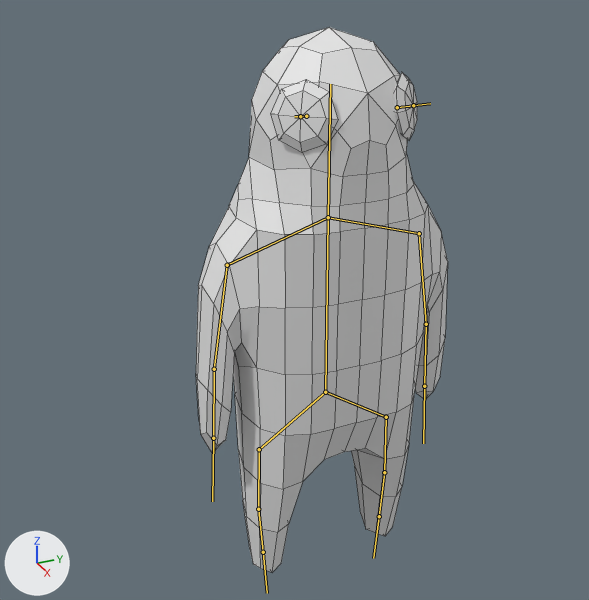
What one commit did to the FBX model Assets/Spelunker/Spelunker.fbx.
One viewpoint serves both versions: a 50 mm lens placed at (1.396, -0.702, 1.362), pointed at (-0.047, -0.053, 0.641). Arrows for +X, +Y and +Z are at lower left; the lights stay in place. The bones that bend it are drawn over the model as lines. Mesh edges are drawn as thin lines.

Objects in the first picture: 'Character', 'Eyes'.
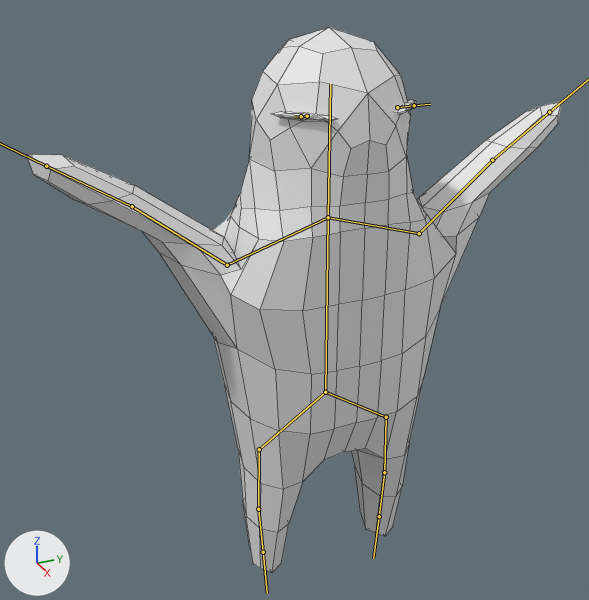
The newer file adds an action. The first version stands in its rest pose; the second is drawn at frame 121 of the action 'Armature|RaiseArms'.

Changed parts and their boxes (x1, y1, x2, y2) in the pictures (589 x 600 px):
'Character', posed (112% wider)
    before: (196, 27, 448, 572)
    after: (26, 27, 562, 572)
'Eyes', posed (72% shorter)
    before: (271, 72, 417, 153)
    after: (272, 100, 417, 122)
bone 'RightEye', root to tip
    before: (306, 116) to (300, 116)
    after: (307, 116) to (301, 116)
bone 'LeftEye', root to tip
    before: (397, 107) to (413, 105)
    after: (397, 107) to (414, 105)
bone 'LeftHumerus', root to tip
    before: (419, 233) to (426, 324)
    after: (419, 233) to (492, 160)
bone 'RightHumerus', root to tip
    before: (227, 265) to (214, 369)
    after: (227, 265) to (132, 206)

What the commit changed:
Bone 'RightEye' (bone_righteye) is rescaled from (1.0, 1.0, 1.0) to (1.0, 1.0, 0.12).
Bone 'LeftEye' (bone_lefteye) is rescaled from (1.0, 1.0, 1.0) to (1.0, 1.0, 0.12).
Bone 'LeftHumerus' (bone_lefthumerus) turns from (0, 0, 0) to (120, 0, 0) degrees about its own x, y and z.
Bone 'RightHumerus' (bone_righthumerus) turns from (0, 0, 0) to (-120, 0, 0) degrees about its own x, y and z.
